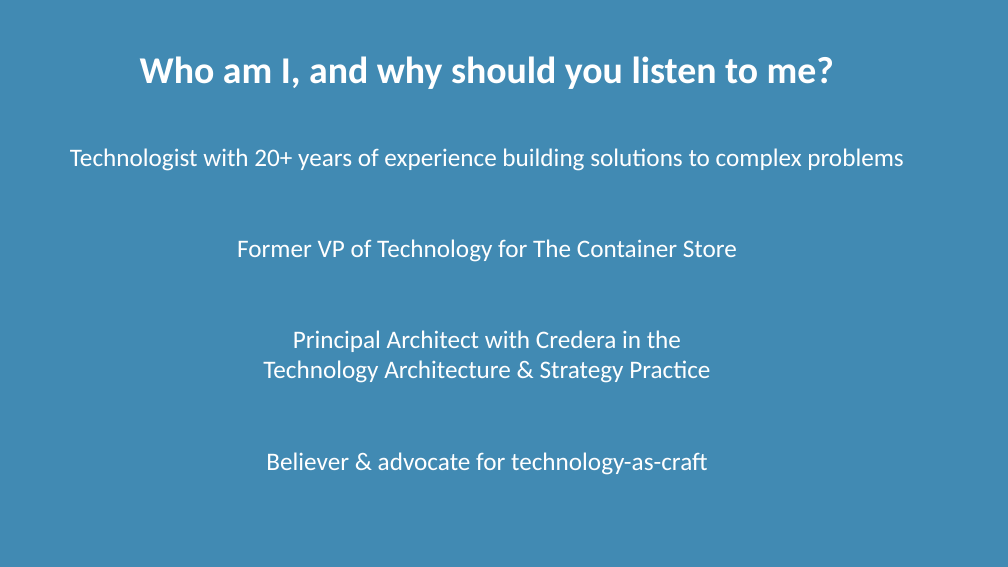
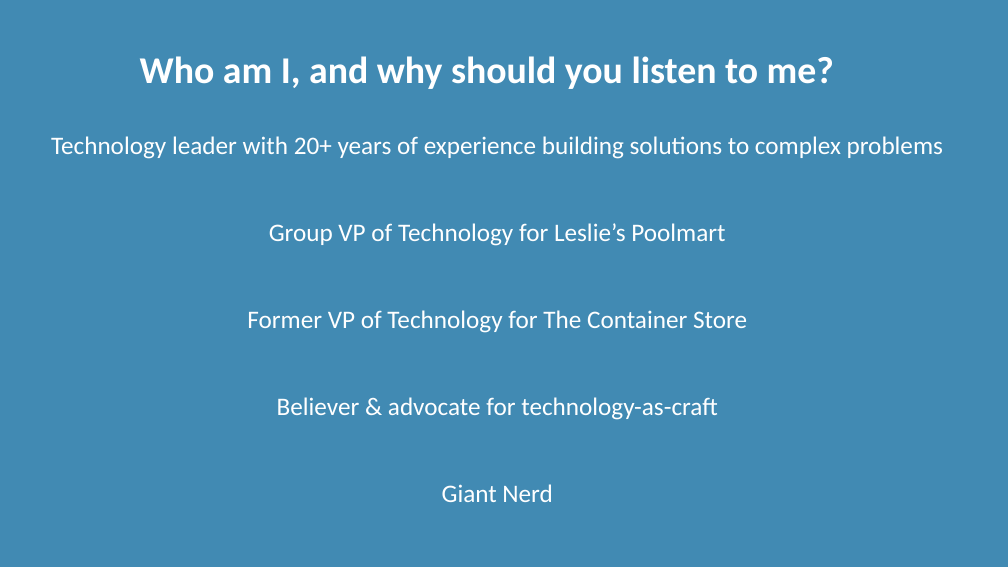
Before and after one commit to davidaayers/ea-talk, a slide deck: slide 2 of ea_in_a_devops_time.pptx. Drawn at 1008x567 pixels with LibreOffice and Linux fonts; fonts in the diff are those of the drawing. Boxes give left, top, right and bottom in pixels: in the first picture for what was removed or moved away, otherwise in the second. Text is boxed around its words. In the diff, an @@ line names an element or a change of style, - is before the commit and + after.

Commit message:
Updates

```diff
--- a/ea_in_a_devops_time.pptx
+++ b/ea_in_a_devops_time.pptx
@@ text at [51,136,943,159]: text changed @@
-Technologist with 20+ years of experience building solutions to complex problems
+Technology leader with 20+ years of experience building solutions to complex problems
@@ text added at [269,223,725,246], 24 pt, text #FFFFFF @@
+Group VP of Technology for Leslie’s Poolmart
@@ text "Former VP of Technology for ...": place and size @@
-text "Former VP of Technology for ..." at [237,239,737,262]
+text "Former VP of Technology for ..." at [247,310,747,333]
@@ text removed at [263,330,710,383] @@
-Principal Architect with Credera in the
-Technology Architecture & Strategy Practice
@@ text "Believer & advocate for technology-as-craft": place and size @@
-text "Believer & advocate for technology-as-craft" at [266,452,708,475]
+text "Believer & advocate for technology-as-craft" at [277,397,718,420]
@@ text added at [442,484,552,502], 24 pt, text #FFFFFF @@
+Giant Nerd
```
Also in this commit, not shown: 12 other slides changed, 4 slides added.
